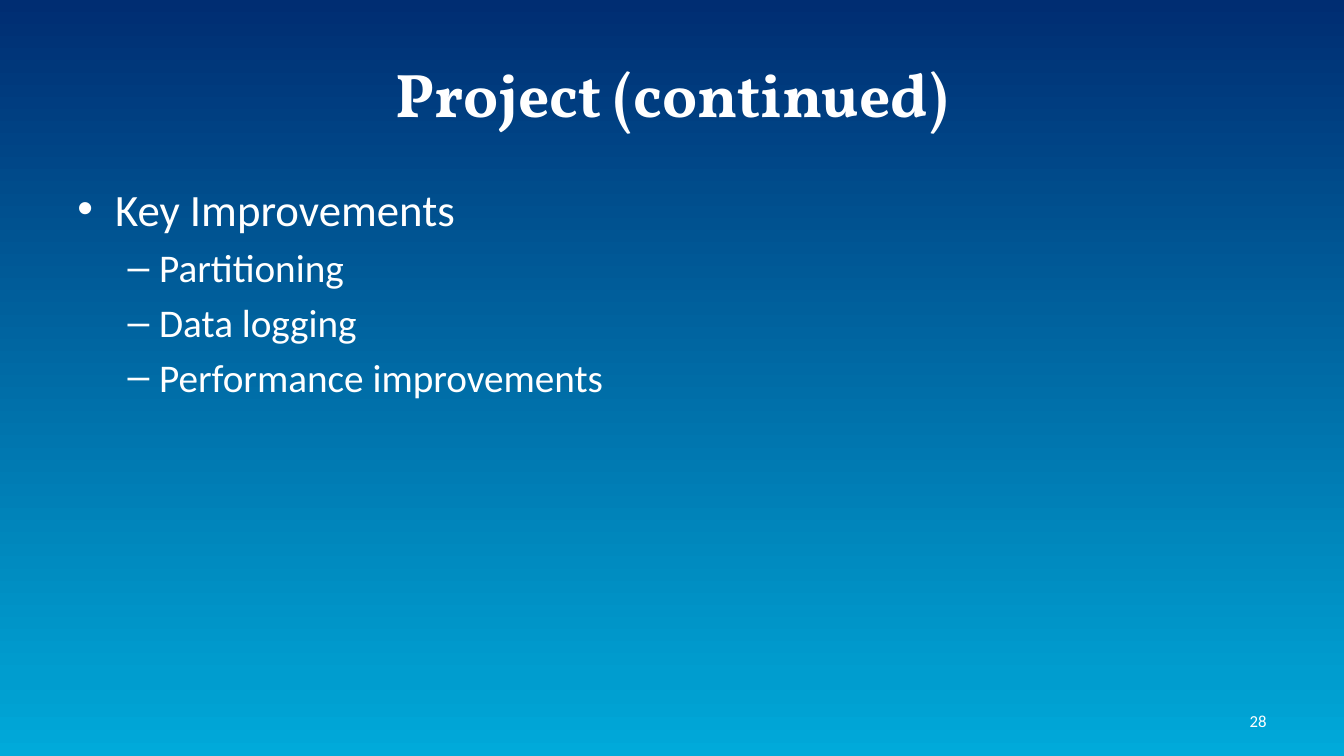
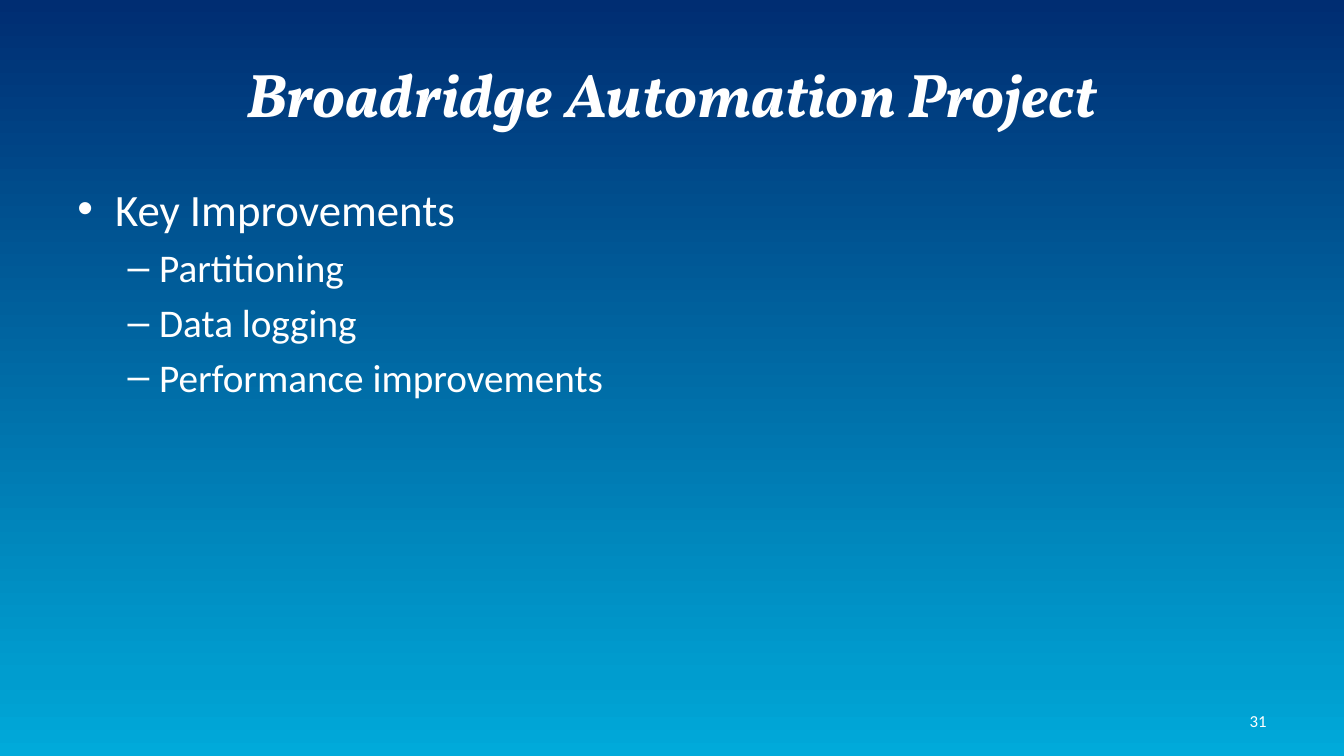
Before and after one commit to AsamiT/selflearn, a slide deck: slide 31 of InternProject.pptx (slide 28 before the commit). Drawn at 1344x756 pixels with LibreOffice and Linux fonts; fonts in the diff are those of the drawing. Boxes give left, top, right and bottom in pixels: in the first picture for what was removed or moved away, otherwise in the second. Text is boxed around its words. In the diff, an @@ line names an element or a change of style, - is before the commit and + after.

```diff
--- a/InternProject.pptx
+++ b/InternProject.pptx
@@ title at (246, 73, 1097, 133): text changed; italic on @@
-Project (continued)
+Broadridge Automation Project
@@ page number at (1250, 716, 1267, 727): text changed @@
-28
+31
```
Also in this commit, not shown: 8 other slides changed, 3 slides added.
